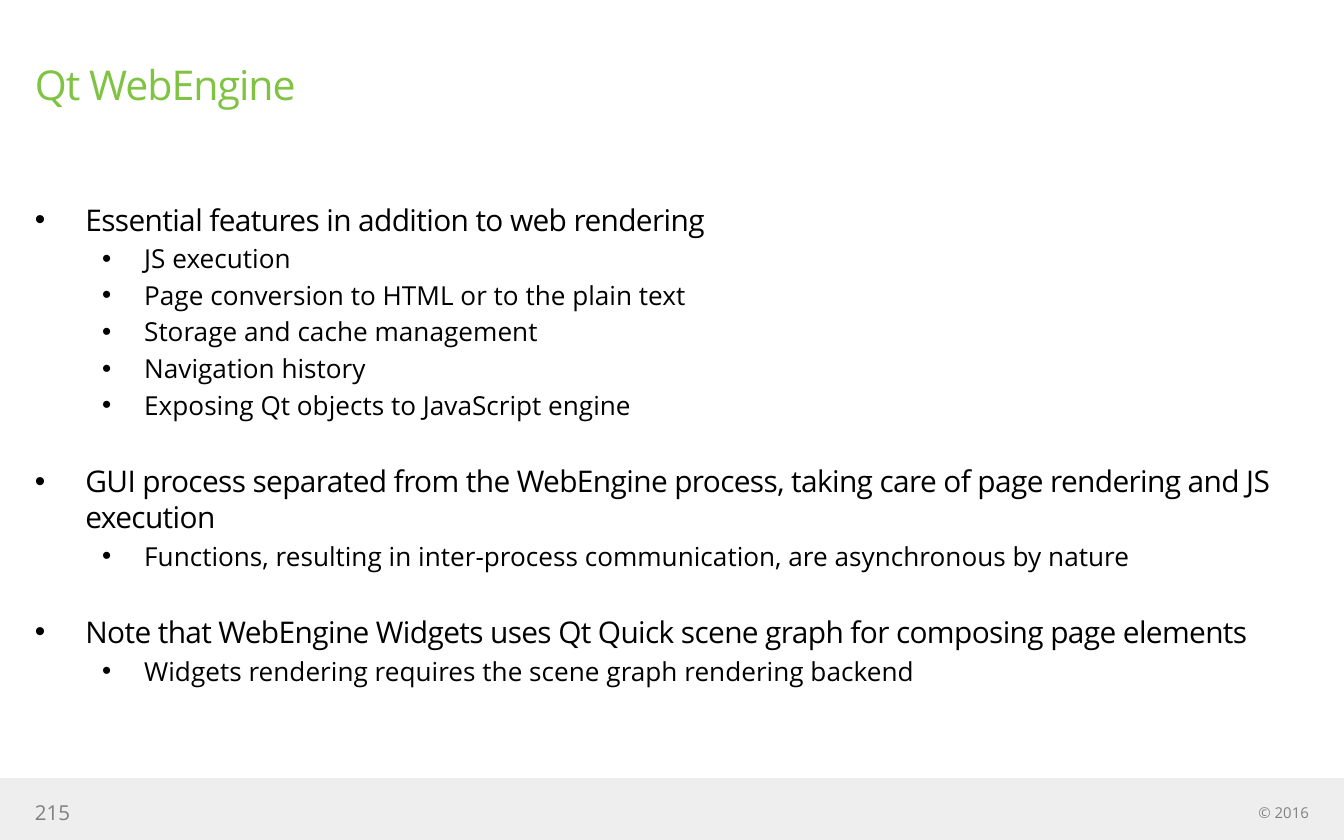
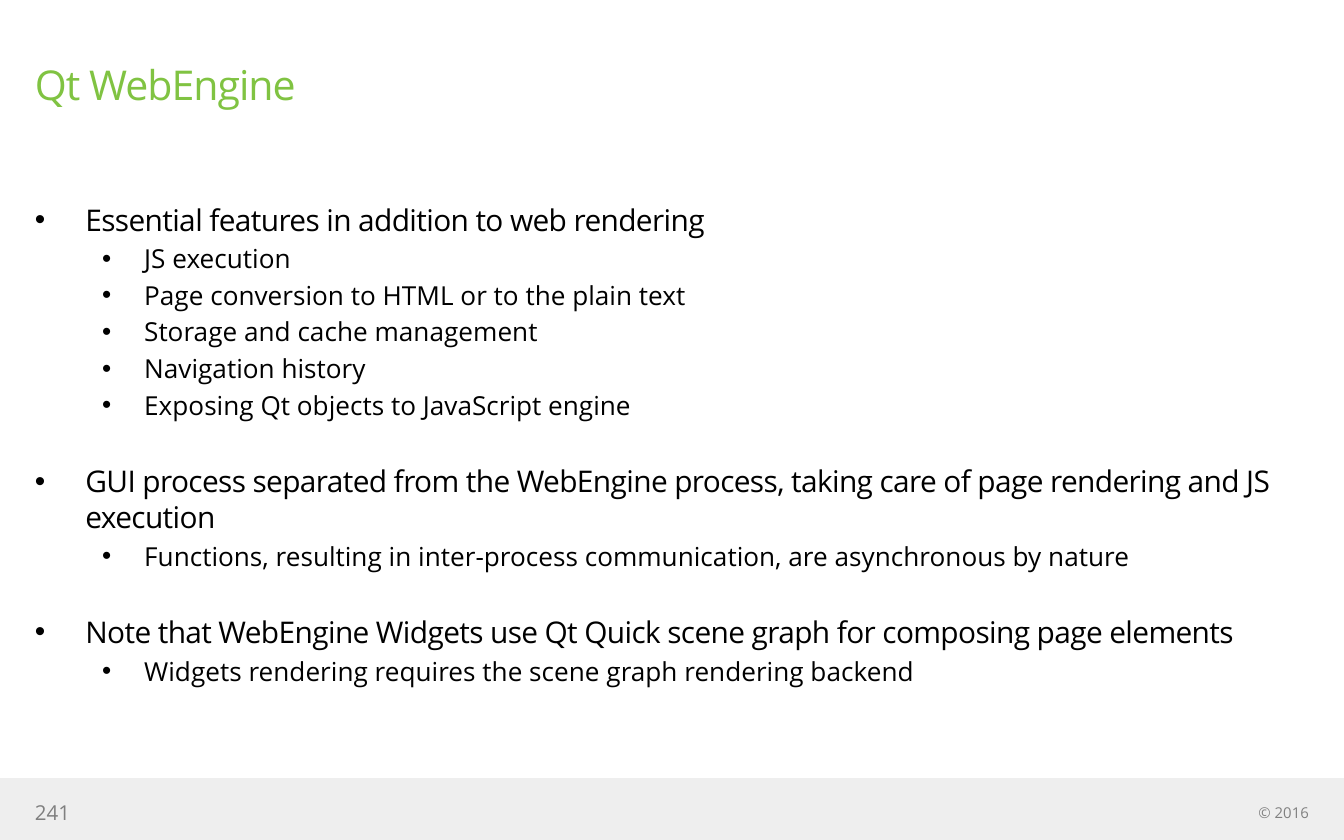
Before and after one commit to jigneshBadrakhiya/training-material, a slide deck: slide 241 of engine/docs/engine edition slideware.pptx (slide 215 before the commit). Drawn at 1344x840 pixels with LibreOffice and Linux fonts; fonts in the diff are those of the drawing. Boxes give left, top, right and bottom in pixels: in the first picture for what was removed or moved away, otherwise in the second. Text is boxed around its words. In the diff, an @@ line names an element or a change of style, - is before the commit and + after.

```diff
--- a/engine/docs/engine edition slideware.pptx
+++ b/engine/docs/engine edition slideware.pptx
@@ text at [85, 620, 1233, 651]: text changed @@
-• Note that WebEngine Widgets uses Qt Quick scene graph for composing page elements
+• Note that WebEngine Widgets use Qt Quick scene graph for composing page elements
@@ page number at [35, 805, 70, 820]: text changed @@
-215
+241
```
Also in this commit, not shown: 11 other slides changed, 26 slides added.
